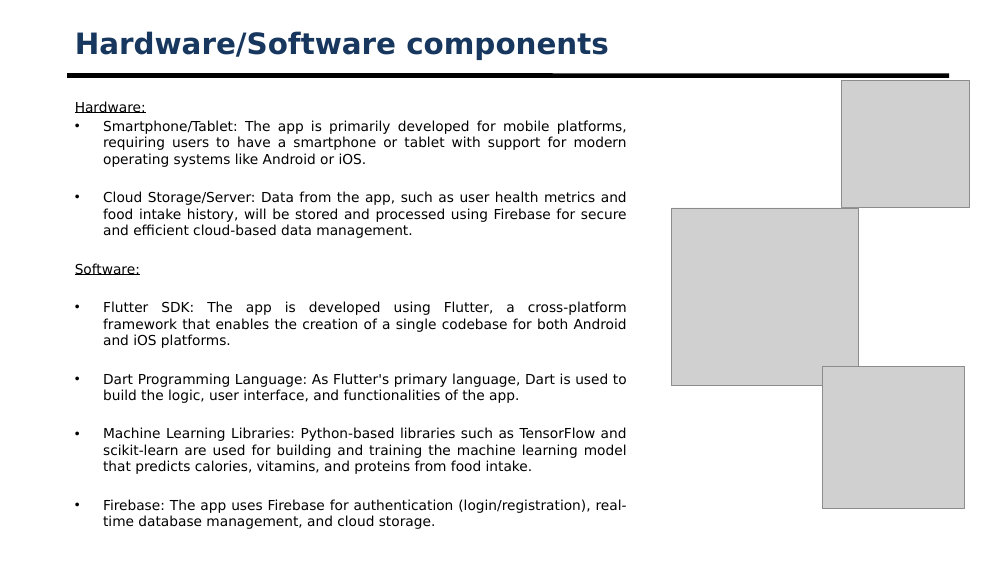
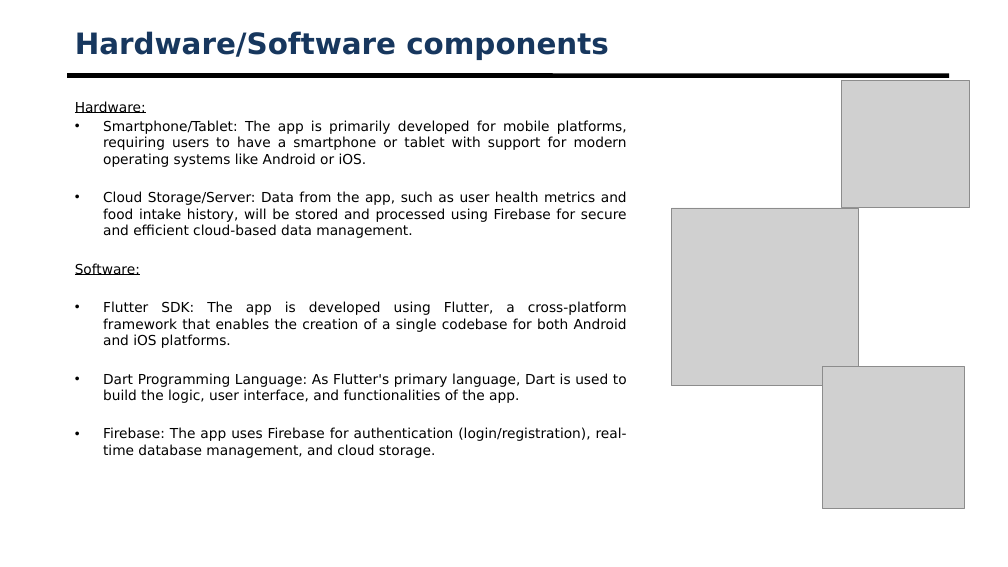
Before and after one commit to HealthBuddy99/HealthBuddy, a slide deck: slide 9 of review1.pptx (slide 10 before the commit). Drawn at 1008x567 pixels with LibreOffice and Linux fonts; fonts in the diff are those of the drawing; grey boxes stand for pictures; background and template pictures are left out. Boxes give left, top, right and bottom in pixels: in the first picture for what was removed or moved away, otherwise in the second. Text is boxed around its words. In the diff, an @@ line names an element or a change of style, - is before the commit and + after.

```diff
--- a/review1.pptx
+++ b/review1.pptx
@@ text at [103, 427, 627, 474]: paragraph removed @@
-• Machine Learning Libraries: Python-based libraries such as TensorFlow and scikit-learn are used for building and training the machine learning model that predicts calories, vitamins, and proteins from food intake.
```
Also in this commit, not shown: 6 other slides changed, 1 slide added, 2 slides removed, 3 other files.
